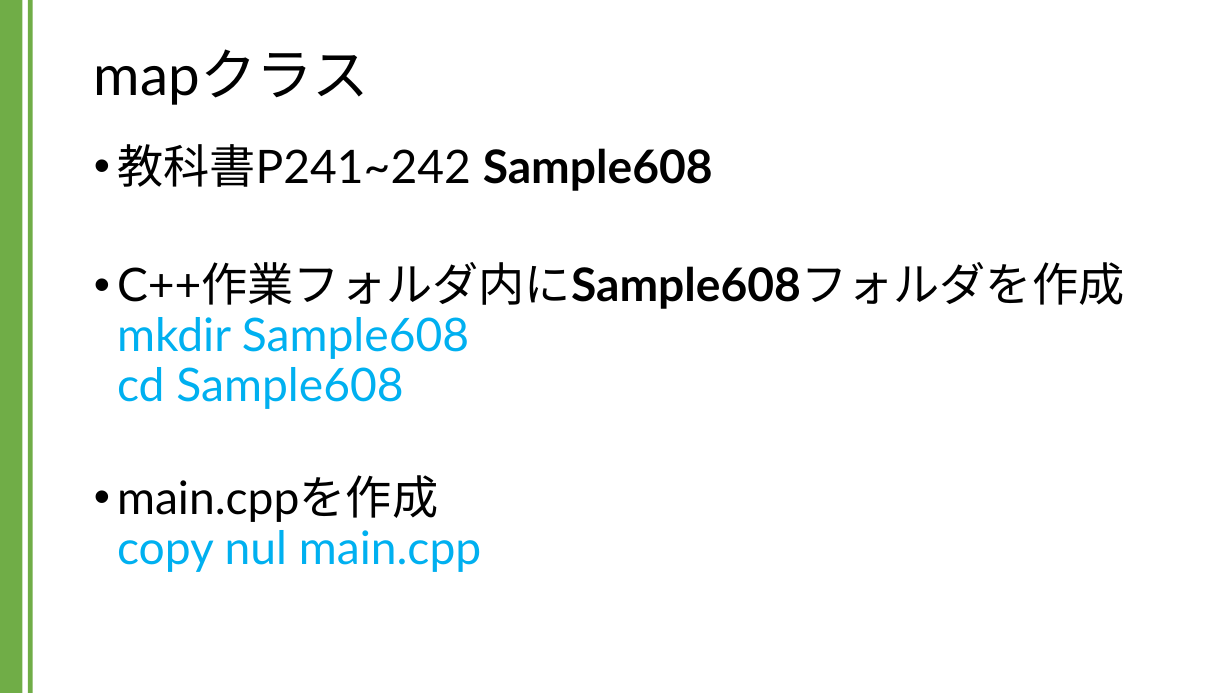
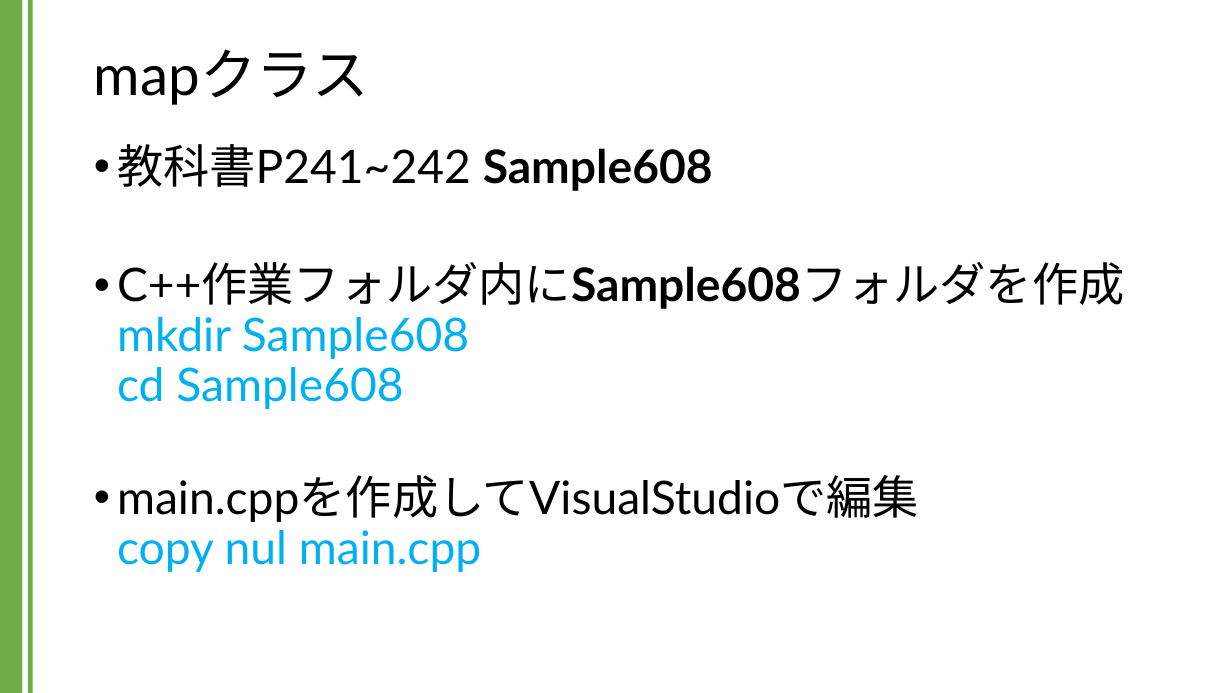
Before and after one commit to kic-murata/cpp2024, a slide deck: slide 3 of 授業資料/講義資料：Mapクラス.pptx. Drawn at 1232x693 pixels with LibreOffice and Linux fonts; fonts in the diff are those of the drawing. Boxes give left, top, right and bottom in pixels: in the first picture for what was removed or moved away, otherwise in the second. Text is boxed around its words. In the diff, an @@ line names an element or a change of style, - is before the commit and + after.

```diff
--- a/授業資料/講義資料：Mapクラス.pptx
+++ b/授業資料/講義資料：Mapクラス.pptx
@@ text at (117, 475, 919, 572): text changed; text colour #00B0F0 to #000000 @@
-• main.cppを作成
-  copy nul main.cpp
+• main.cppを作成してVisualStudioで編集
+  copy nul main.cpp
```
Also in this commit, not shown: 2 other slides changed, 3 other files.
